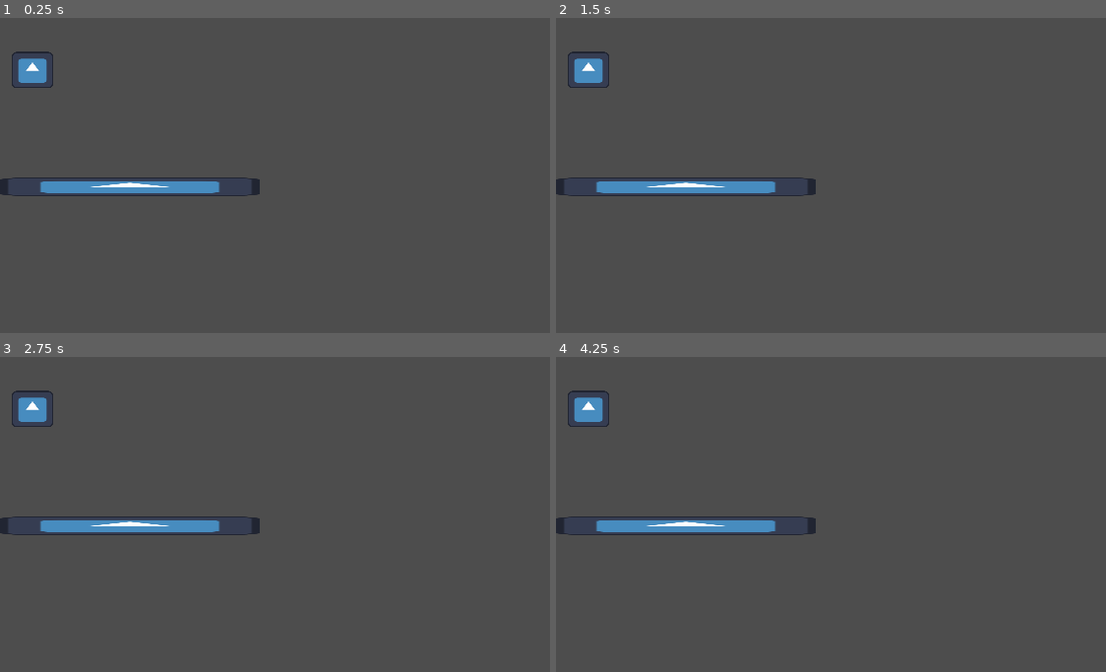
Above: before the commit, frames 1-4 (two rows, left to right).
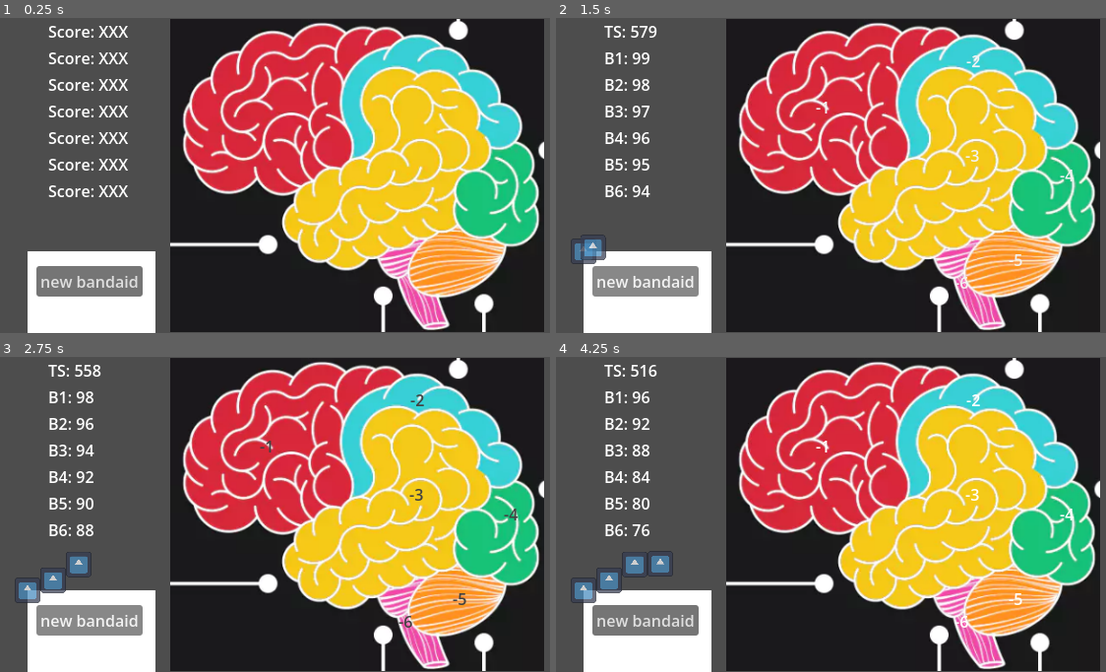
Above: after the commit, the same moments.

Repository: SebastianLRinaldi/DoYouWannaJam2026
Game: Godot game, scene res://root.tscn
Same seed, same stepped clock (60 frames per second), same inputs: the game is played once before the commit and once after it. Before the commit the project starts from res://testscene.tscn. The engine's default icon, where the game draws it, is replaced by a stand-in: a white triangle on a blue panel in a dark square.
Inputs (mouse positions are in pixels of both pictures, inside the frame that each line leads up to):
- Up to frame 1 (0.25 s): no input
- Up to frame 2 (1.5 s): click (644, 282) at 0.5 s, where only the run after the commit has a clickable "new bandaid"; click (644, 282) at 1.25 s, where only the run after the commit has a clickable "new bandaid"
- Up to frame 3 (2.75 s): click (88, 621) at 2 s, where only the run after the commit has a clickable "new bandaid"
- Up to frame 4 (4.25 s): move the mouse to (589, 410) at 2.77 s; click (589, 410) at 2.92 s; tap Enter at 3.5 s; move the mouse to (743, 530) at 3.52 s; click (743, 530) at 3.67 s

The runs differ from the first frame. In frame 1, 76% of the frame differs, in the area x 0-99%, y 0-100%; in frame 2, 76%; in frame 3, 76%; in frame 4, 77%.

Commit message:
moved in assets

Diff:
--- a/project.godot
+++ b/project.godot
@@ -11,7 +11,7 @@
 [application]
 
 config/name="DoYouWannaJam2026"
-run/main_scene="uid://beerfo7k8ksm4"
+run/main_scene="uid://chadviptwb3hu"
 config/features=PackedStringArray("4.7", "GL Compatibility")
 config/icon="res://icon.svg"
 
Binary file added: assets/Arm_1.png
Binary file added: assets/Bandage.png
Binary file added: assets/Bandage_infected.png
Binary file added: assets/Bandage_used.png
Binary file added: assets/First_Aid_Kit_Closed.png
Binary file added: assets/First_Aid_Kit_Open.png
Binary file added: assets/Gashes.png
Binary file added: assets/Quad.png
Binary file added: assets/Torso.png
Binary file added: assets/bullet_wounds.png
